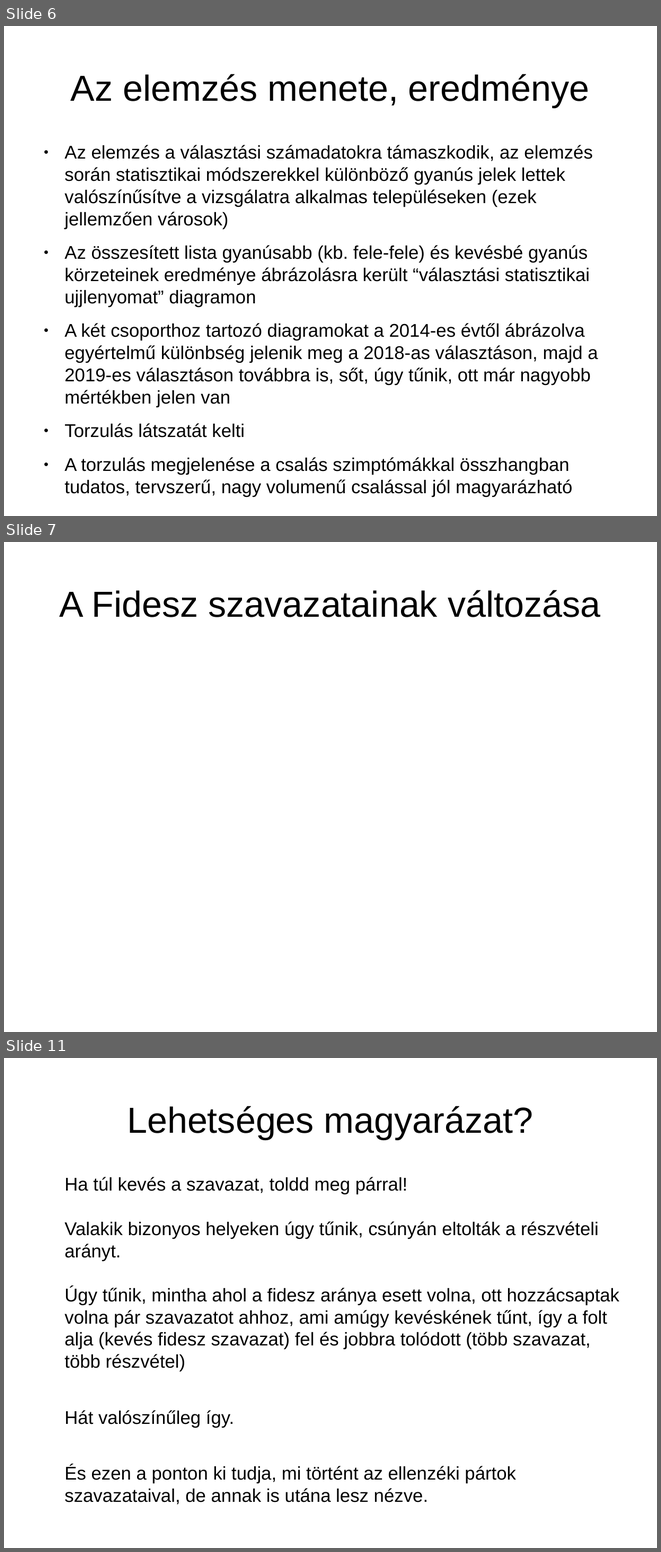
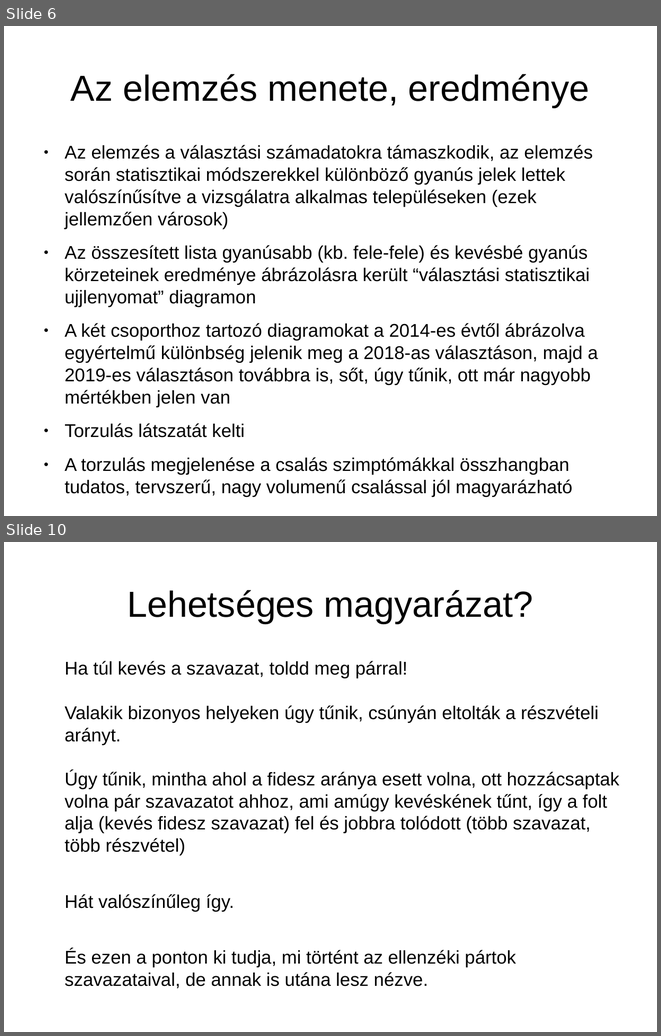
Before and after one commit to brezniczky/ep_elections_2019_hun, a slide deck: slides/hun/slides.odp. Shown one above the other, each under a label of ours: slides 6, 7 and 11 before the commit, slides 6 and 10 after it; the slides between them are not shown. The pictures are 661x1552 and 661x1036 pixels, drawn with LibreOffice and Linux fonts; fonts in the diff are those of the drawing. Boxes give left, top, right and bottom in pixels: in the first picture for what was removed or moved away, otherwise in the second. Text is boxed around its words. In the diff, an @@ line names an element or a change of style, - is before the commit and + after.

```diff
--- a/slides/hun/slides.odp
+++ b/slides/hun/slides.odp
@@ slide 7 removed at box(4, 542, 657, 1032), background #FFFFFF @@
@@ title removed at box(60, 590, 600, 617) @@
-A Fidesz szavazatainak változása
@@ what was slide 11 is now slide 10 @@
```
Also in this commit, not shown: 4 slides changed, 12 slides added, 1 other file.
